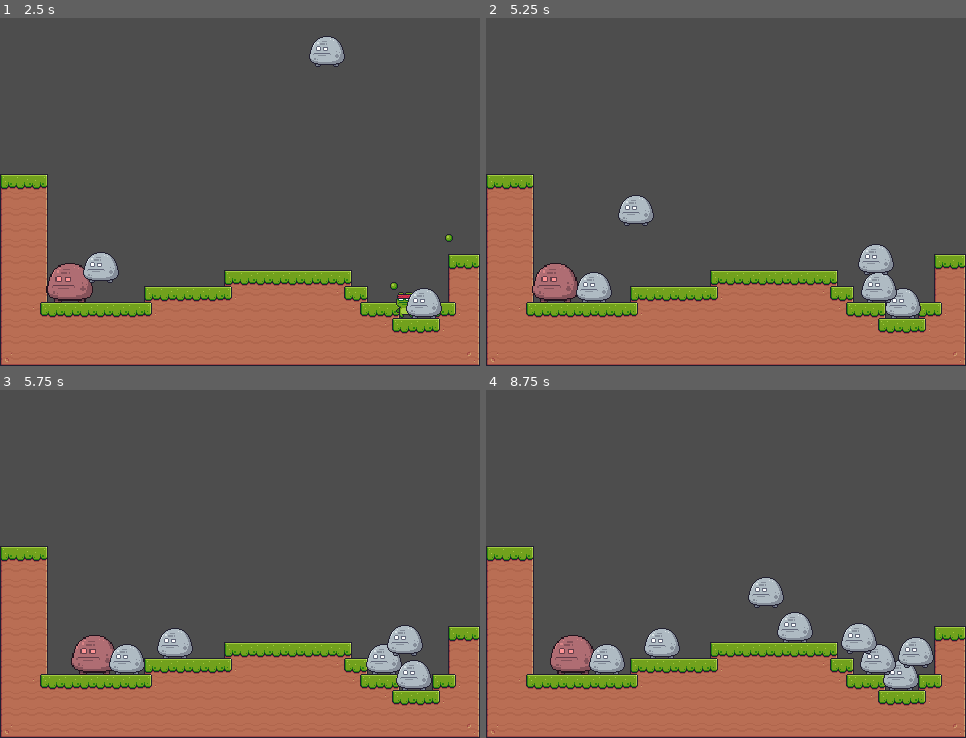
Above: before the commit, frames 1-4 (two rows, left to right).
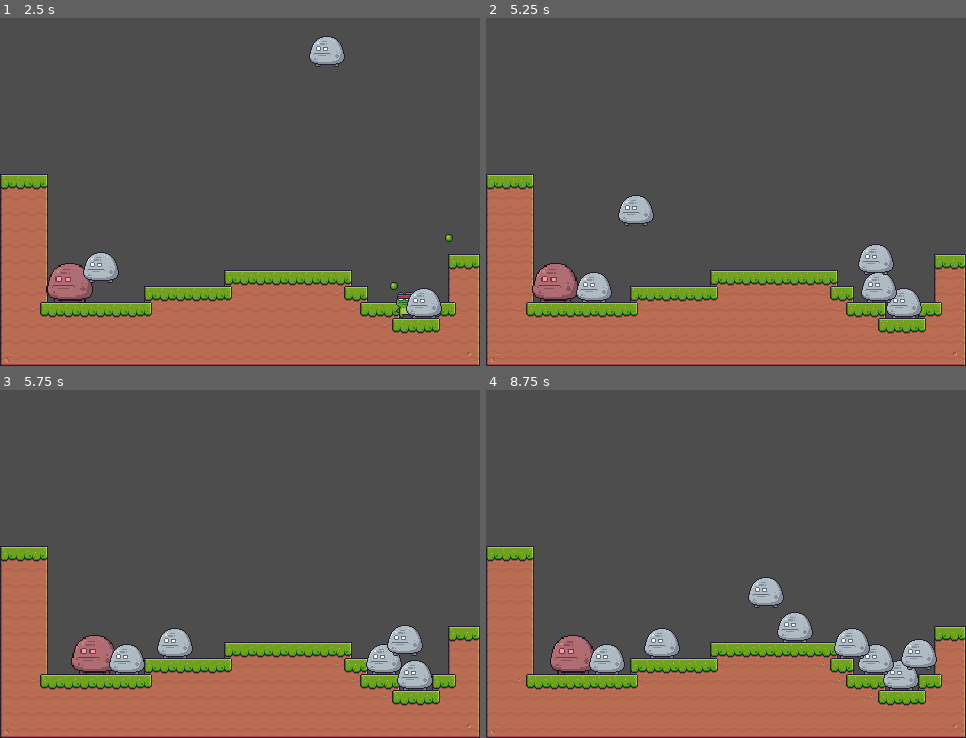
Above: after the commit, the same moments.

Repository: unimelb-game-makers/2025-s1-godot-workshop
Game: Godot game, scene res://Scenes/test_level.tscn
Same seed, same stepped clock (60 frames per second), same inputs: the game is played once before the commit and once after it.
Inputs:
- Up to frame 1 (2.5 s): tap Enter (ui_accept) at 0.5, 0.77, 1.52 s; hold Right (ui_right) 0.53-2.03 s; tap C (Shoot) at 0.6, 1.35, 2.1 s; hold Left (ui_left) from 2.03 s (still down)
- Up to frame 2 (5.25 s): release Left (ui_left) at 2.78 s; hold Right (ui_right) 2.78-4.28 s; tap C (Shoot) every 0.75 s from 2.85 to 5.1 s; tap Enter (ui_accept) at 3.02, 3.77, 4.52 s; hold Left (ui_left) 4.28-5.03 s; hold Right (ui_right) from 5.03 s (still down)
- Up to frame 3 (5.75 s): keep holding Right (ui_right)
- Up to frame 4 (8.75 s): release Right (ui_right) at 5.78 s; hold Left (ui_left) 5.78-7.28 s; tap C (Shoot) every 0.75 s from 5.85 to 8.1 s; tap Enter (ui_accept) at 6.02, 6.77, 7.52 s; hold Right (ui_right) from 7.28 s (still down)

Frame 1 is identical in both runs. In frame 2, 0.1% of the frame differs, in the area x 83-91%, y 77-87%; in frame 3, 0.1%; in frame 4, 1.1%, in the area x 72-94%, y 66-82%.

Commit message:
Fixed enemies spawning out of bounds when in fullscreen

Diff:
--- a/Scenes/test_level.gd
+++ b/Scenes/test_level.gd
@@ -1,9 +1,5 @@
 extends Node2D
 
-# Get player position
-@onready var player := $Player
-# Get access to timer
-@onready var timer := $Timer
 # Get enemy scene for instantiating
 var enemy : Resource = preload("res://Scenes/rock_enemy.tscn")
 
@@ -13,9 +9,9 @@
 	var new_position : Vector2
 
 	# Get random number for spawn location
-	var viewport_size = get_viewport().size
-	new_position.x = randi_range(32, viewport_size.x - 32)
+	new_position.x = randi_range(32, get_viewport().content_scale_size.x - 32)
 	new_position.y = 32
+	print(new_position)
 	new_enemy.position = new_position
 
 	# Add to scene
--- a/Scenes/test_level.tscn
+++ b/Scenes/test_level.tscn
@@ -1,9 +1,12 @@
-[gd_scene load_steps=5 format=3 uid="uid://dsayifqv0j8wk"]
+[gd_scene load_steps=6 format=3 uid="uid://dsayifqv0j8wk"]
 
 [ext_resource type="Texture2D" uid="uid://dy4hmogighlb3" path="res://Resources/Level/Test Level.png" id="1_02glg"]
 [ext_resource type="Script" path="res://Scenes/test_level.gd" id="1_po7eu"]
 [ext_resource type="PackedScene" uid="uid://cswqby3b5lqm7" path="res://Scenes/player.tscn" id="2_fyljc"]
 [ext_resource type="PackedScene" uid="uid://cpklxrdgvh2qm" path="res://Scenes/rock_enemy.tscn" id="3_4xe0l"]
+
+[sub_resource type="RectangleShape2D" id="RectangleShape2D_eqt8t"]
+size = Vector2(12, 326)
 
 [node name="Test_Level" type="Node2D"]
 script = ExtResource("1_po7eu")
@@ -37,4 +40,20 @@
 wait_time = 1.16
 autostart = true
 
+[node name="StaticBody2D" type="StaticBody2D" parent="."]
+collision_layer = 4
+collision_mask = 0
+
+[node name="CollisionShape2D" type="CollisionShape2D" parent="StaticBody2D"]
+position = Vector2(480, 145)
+shape = SubResource("RectangleShape2D_eqt8t")
+
+[node name="StaticBody2D2" type="StaticBody2D" parent="."]
+collision_layer = 4
+collision_mask = 0
+
+[node name="CollisionShape2D" type="CollisionShape2D" parent="StaticBody2D2"]
+position = Vector2(0, 165)
+shape = SubResource("RectangleShape2D_eqt8t")
+
 [connection signal="timeout" from="Timer" to="." method="_on_timer_timeout"]
